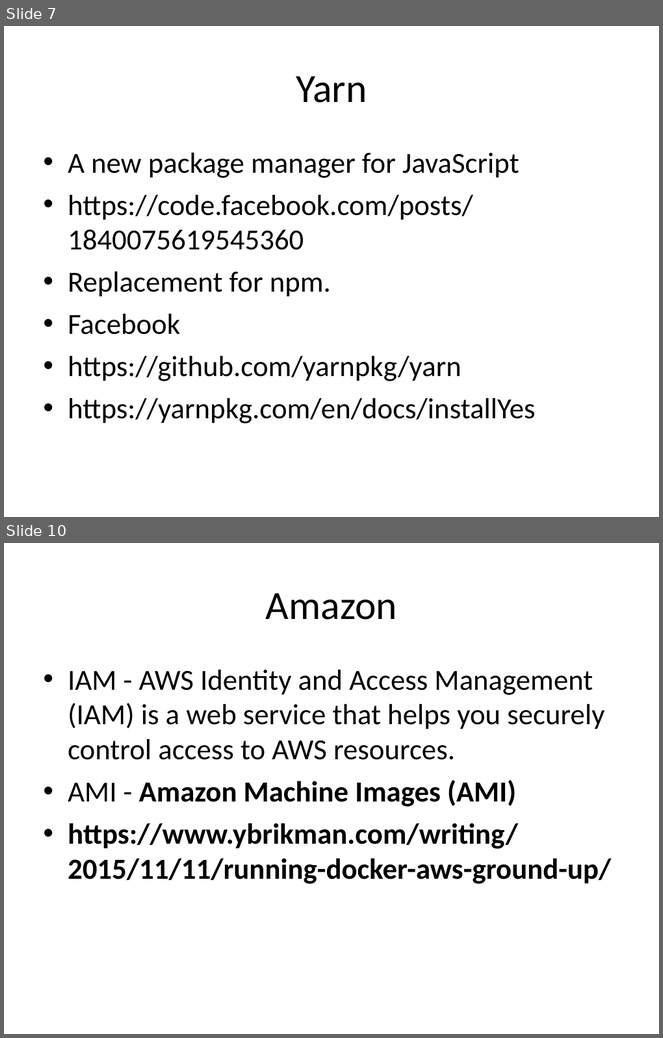
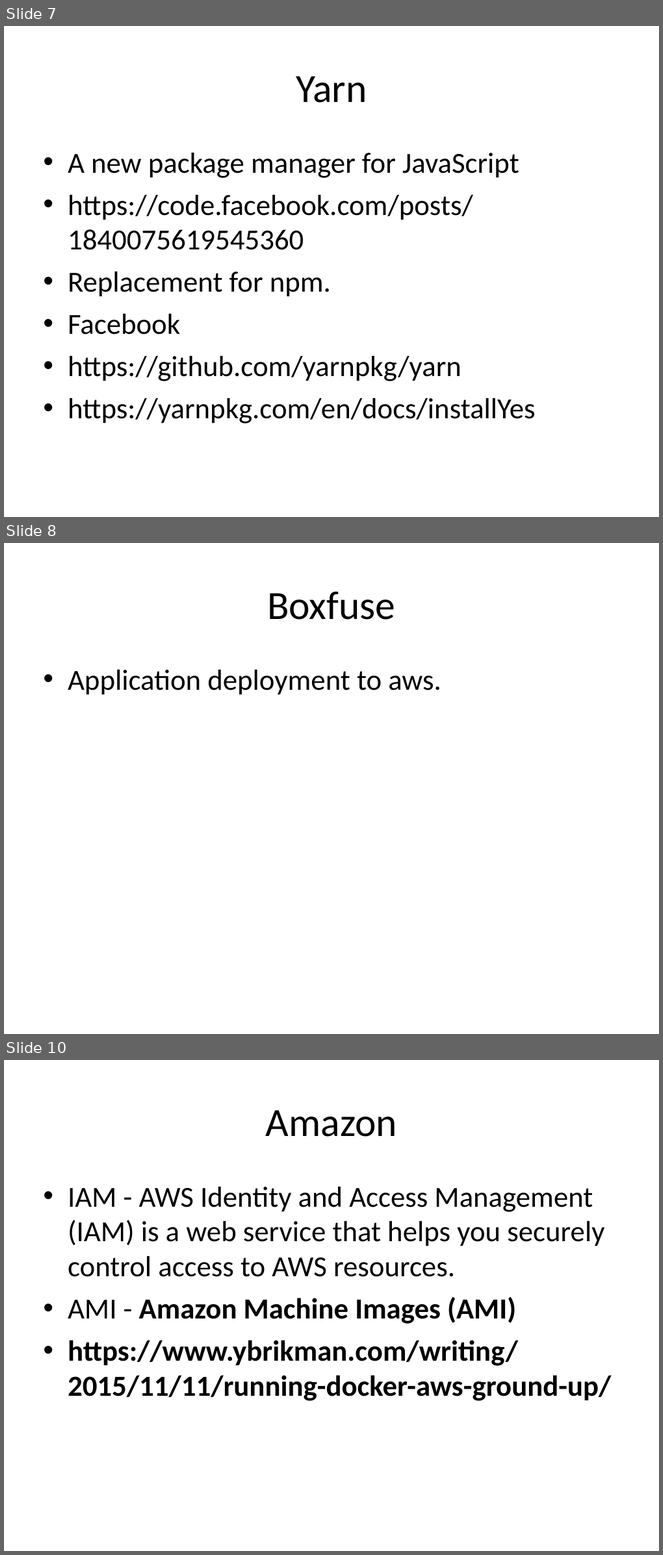
Before and after one commit to bobwares/training, a slide deck: presentations/Microservices Architecures.ppt. Shown one above the other, each under a label of ours: slides 7 and 10 before the commit, slides 7, 8 and 10 after it; the slides between them are not shown. The pictures are 663x1038 and 663x1555 pixels, drawn with LibreOffice and Linux fonts; fonts in the diff are those of the drawing. Boxes give left, top, right and bottom in pixels: in the first picture for what was removed or moved away, otherwise in the second. Text is boxed around its words. In the diff, an @@ line names an element or a change of style, - is before the commit and + after.

```diff
--- a/presentations/Microservices Architecures.ppt
+++ b/presentations/Microservices Architecures.ppt
@@ slide 8 added at (4, 543, 659, 1034), background #FFFFFF @@
@@ title added at (267, 591, 395, 620), 44 pt, text #000000 @@
+Boxfuse
@@ text added at (68, 670, 441, 695), 32 pt, text #000000 @@
+• Application deployment to aws.
```
Also in this commit, not shown: 3 slides changed, 6 other slides added, 1 slide removed.
